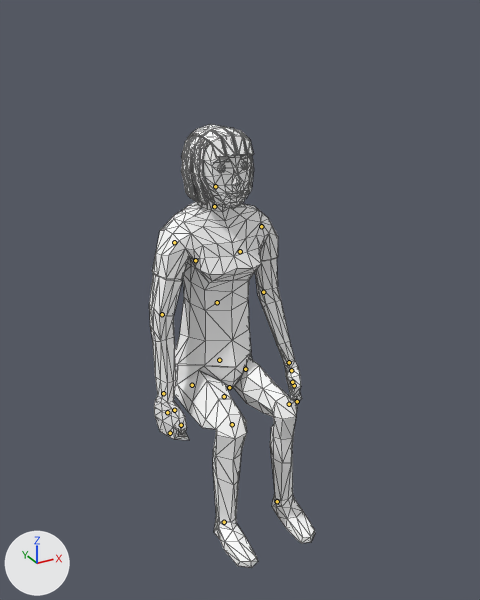
A saved change to the glTF model frontend/assets/models3d/packs/quaternius-fbx/female_casual.glb.
Rendered twice from a 50 mm camera at (-1.064, -1.821, 1.883) aimed at (0.0, 0.113, 0.916). The lights are fixed; the arrows at lower left show +X, +Y and +Z. The first picture is the older version. Both versions are drawn at frame 0 of the action 'idle'; the numbers are the values there. The bones that change, and the others that lie on the model, are drawn over the model as lines. Mesh edges are drawn as thin lines.

The first picture shows 'Female'.
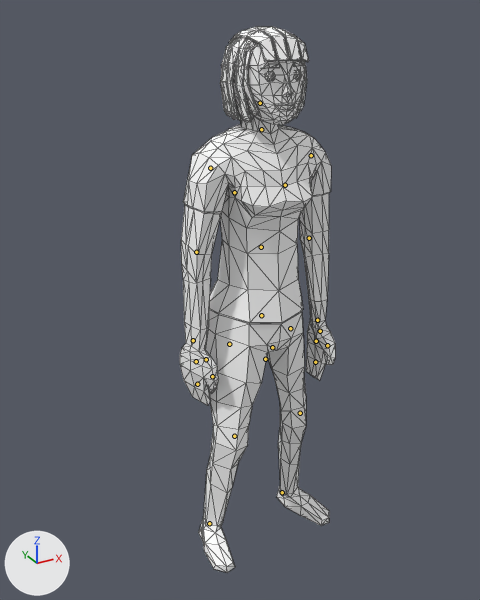
Edits to the scene script, one JSON object a line:
```json
{"block": "bone_footr", "where": "bone_footr = bpy.data.objects['HumanArmature'].pose.bones['FootR']  # child of 'Bone'"}
{"op": "set", "path": "bone_footr.location", "old": "(0.0, 0.0, 0.0)", "new": "(0.136, -0.047, -0.002)"}
{"op": "set", "path": "bone_footr.rotation_quaternion", "old": "(1.0, 0.0, 0.0, 0.0)", "new": "(0.997, 0.0, 0.003, -0.079)", "note": "degrees (0, 0, 0) -> degrees (0, 0, -9)"}
{"block": "bone_body", "where": "bone_body = bpy.data.objects['HumanArmature'].pose.bones['Body']  # child of 'Bone'"}
{"op": "set", "path": "bone_body.location", "old": "(-0.005, -0.855, -0.703)", "new": "(0.001, -0.051, 0.08)"}
{"op": "set", "path": "bone_body.rotation_quaternion", "old": "(1.0, -0.006, 0.017, 0.0)", "new": "(1.0, -0.001, 0.003, 0.0)", "note": "degrees (-1, 2, 0) -> degrees (0, 0, 0)"}
{"block": "bone_neck", "where": "bone_neck = bpy.data.objects['HumanArmature'].pose.bones['Neck']  # child of 'Torso'"}
{"op": "set", "path": "bone_neck.rotation_quaternion", "old": "(1.0, 0.001, 0.0, 0.0)", "new": "(0.991, -0.13, 0.0, -0.001)", "note": "degrees (0, 0, 0) -> degrees (-15, 0, 0)"}
{"block": "bone_head", "where": "bone_head = bpy.data.objects['HumanArmature'].pose.bones['Head']  # child of 'Neck'"}
{"op": "set", "path": "bone_head.rotation_quaternion", "old": "(0.993, -0.115, 0.0, 0.0)", "new": "(1.0, 0.028, 0.0, 0.001)", "note": "degrees (-13, 0, 0) -> degrees (3, 0, 0)"}
{"block": "bone_shoulderl", "where": "bone_shoulderl = bpy.data.objects['HumanArmature'].pose.bones['ShoulderL']  # child of 'Torso'"}
{"op": "set", "path": "bone_shoulderl.location", "old": "(0.0, 0.0, 0.0)", "new": "(0.006, -0.006, -0.059)"}
{"block": "bone_upperarml", "where": "bone_upperarml = bpy.data.objects['HumanArmature'].pose.bones['UpperArmL']  # child of 'ShoulderL'"}
{"op": "set", "path": "bone_upperarml.rotation_quaternion", "old": "(0.765, -0.629, 0.115, -0.073)", "new": "(0.761, -0.644, 0.059, -0.05)", "note": "degrees (-79, 5, -15) -> degrees (-81, 1, -9)"}
{"block": "bone_lowerarml", "where": "bone_lowerarml = bpy.data.objects['HumanArmature'].pose.bones['LowerArmL']  # child of 'UpperArmL'"}
{"op": "set", "path": "bone_lowerarml.rotation_quaternion", "old": "(0.961, -0.001, -0.077, -0.264)", "new": "(0.993, -0.067, -0.047, -0.083)", "note": "degrees (2, -9, -31) -> degrees (-7, -6, -9)"}
{"block": "bone_thumb1l", "where": "bone_thumb1l = bpy.data.objects['HumanArmature'].pose.bones['Thumb1L']  # child of 'PalmL'"}
{"op": "set", "path": "bone_thumb1l.rotation_quaternion", "old": "(0.955, -0.089, -0.12, -0.256)", "new": "(1.0, 0.0, 0.0, 0.0)", "note": "degrees (-7, -16, -29) -> degrees (0, 0, 0)"}
{"block": "bone_thumb2l", "where": "bone_thumb2l = bpy.data.objects['HumanArmature'].pose.bones['Thumb2L']  # child of 'Thumb1L'"}
{"op": "set", "path": "bone_thumb2l.rotation_quaternion", "old": "(0.982, 0.085, -0.037, 0.163)", "new": "(1.0, 0.0, 0.0, 0.0)", "note": "degrees (9, -6, 18) -> degrees (0, 0, 0)"}
{"block": "bone_fingersl", "where": "bone_fingersl = bpy.data.objects['HumanArmature'].pose.bones['FingersL']  # child of 'MiddleHandL'"}
{"op": "set", "path": "bone_fingersl.rotation_quaternion", "old": "(0.817, -0.569, 0.048, -0.083)", "new": "(1.0, 0.0, 0.0, 0.0)", "note": "degrees (-70, -1, -11) -> degrees (0, 0, 0)"}
{"block": "bone_shoulderr", "where": "bone_shoulderr = bpy.data.objects['HumanArmature'].pose.bones['ShoulderR']  # child of 'Torso'"}
{"op": "set", "path": "bone_shoulderr.location", "old": "(0.0, 0.0, 0.0)", "new": "(-0.006, -0.006, -0.059)"}
{"block": "bone_upperarmr", "where": "bone_upperarmr = bpy.data.objects['HumanArmature'].pose.bones['UpperArmR']  # child of 'ShoulderR'"}
{"op": "set", "path": "bone_upperarmr.rotation_quaternion", "old": "(0.806, -0.589, 0.023, 0.047)", "new": "(0.783, -0.617, -0.06, 0.049)", "note": "degrees (-72, 5, 3) -> degrees (-77, -2, 9)"}
{"block": "bone_lowerarmr", "where": "bone_lowerarmr = bpy.data.objects['HumanArmature'].pose.bones['LowerArmR']  # child of 'UpperArmR'"}
{"op": "set", "path": "bone_lowerarmr.rotation_quaternion", "old": "(0.99, -0.141, -0.005, 0.02)", "new": "(0.995, -0.102, 0.001, 0.015)", "note": "degrees (-16, 0, 2) -> degrees (-12, 0, 2)"}
{"block": "bone_fingersr", "where": "bone_fingersr = bpy.data.objects['HumanArmature'].pose.bones['FingersR']  # child of 'MiddleHandR'"}
{"op": "set", "path": "bone_fingersr.rotation_quaternion", "old": "(0.854, -0.519, -0.013, 0.04)", "new": "(1.0, 0.0, 0.0, 0.0)", "note": "degrees (-63, 1, 5) -> degrees (0, 0, 0)"}
{"block": "bone_thumb2r", "where": "bone_thumb2r = bpy.data.objects['HumanArmature'].pose.bones['Thumb2R']  # child of 'Thumb1R'"}
{"op": "set", "path": "bone_thumb2r.rotation_quaternion", "old": "(0.967, -0.241, 0.016, 0.079)", "new": "(1.0, 0.0, 0.0, 0.0)", "note": "degrees (-28, 4, 8) -> degrees (0, 0, 0)"}
{"block": "bone_upperlegr", "where": "bone_upperlegr = bpy.data.objects['HumanArmature'].pose.bones['UpperLegR']  # child of 'Body'"}
{"op": "set", "path": "bone_upperlegr.rotation_quaternion", "old": "(0.749, -0.662, 0.014, 0.009)", "new": "(0.999, -0.028, -0.019, 0.028)", "note": "degrees (-83, 2, 0) -> degrees (-3, -2, 3)"}
{"block": "bone_lowerlegr", "where": "bone_lowerlegr = bpy.data.objects['HumanArmature'].pose.bones['LowerLegR']  # child of 'UpperLegR'"}
{"op": "set", "path": "bone_lowerlegr.rotation_quaternion", "old": "(0.741, 0.671, 0.0, 0.0)", "new": "(0.995, 0.098, 0.0, 0.0)", "note": "degrees (84, 0, 0) -> degrees (11, 0, 0)"}
{"block": "bone_upperlegl", "where": "bone_upperlegl = bpy.data.objects['HumanArmature'].pose.bones['UpperLegL']  # child of 'Body'"}
{"op": "set", "path": "bone_upperlegl.rotation_quaternion", "old": "(0.746, -0.666, 0.014, 0.009)", "new": "(0.999, -0.014, 0.025, -0.024)", "note": "degrees (-83, 2, 0) -> degrees (-2, 3, -3)"}
{"block": "bone_lowerlegl", "where": "bone_lowerlegl = bpy.data.objects['HumanArmature'].pose.bones['LowerLegL']  # child of 'UpperLegL'"}
{"op": "set", "path": "bone_lowerlegl.rotation_quaternion", "old": "(0.745, 0.667, 0.0, 0.0)", "new": "(0.996, 0.091, 0.0, 0.0)", "note": "degrees (84, 0, 0) -> degrees (10, 0, 0)"}
{"block": "bone_footl", "where": "bone_footl = bpy.data.objects['HumanArmature'].pose.bones['FootL']  # child of 'Bone'"}
{"op": "set", "path": "bone_footl.location", "old": "(0.0, 0.0, 0.0)", "new": "(-0.118, -0.092, -0.003)"}
{"op": "set", "path": "bone_footl.rotation_quaternion", "old": "(-1.0, 0.0, 0.0, 0.0)", "new": "(-0.985, 0.0, 0.006, -0.175)", "note": "degrees (0, 0, 0) -> degrees (0, -1, 20)"}
```

What differs and where, as boxes (x1, y1, x2, y2) in the pictures (480 x 600 px):
```json
{"object": "Female", "change": "posed", "before": [149, 124, 315, 568], "after": [180, 27, 335, 573], "on screen": "7% narrower, 23% taller"}
{"bone": "FootR", "before": "(224, 522) to (224, 522)", "after": "(209, 523) to (209, 523)"}
{"bone": "Body", "before": "(229, 387) to (229, 387)", "after": "(272, 347) to (272, 347)"}
{"bone": "Neck", "before": "(214, 206) to (214, 206)", "after": "(261, 129) to (261, 129)"}
{"bone": "Head", "before": "(215, 186) to (215, 186)", "after": "(260, 103) to (260, 103)"}
{"bone": "ShoulderL", "before": "(240, 251) to (240, 251)", "after": "(285, 185) to (285, 184)"}
{"bone": "UpperArmL", "before": "(261, 226) to (261, 227)", "after": "(311, 155) to (311, 156)"}
{"bone": "LowerArmL", "before": "(263, 292) to (263, 293)", "after": "(309, 238) to (309, 239)"}
{"bone": "Thumb1L", "before": "(291, 370) to (291, 370)", "after": "(320, 331) to (320, 331)"}
{"bone": "Thumb2L", "before": "(294, 385) to (294, 385)", "after": "(327, 345) to (327, 345)"}
{"bone": "FingersL", "before": "(297, 401) to (297, 401)", "after": "(315, 362) to (315, 362)"}
{"bone": "ShoulderR", "before": "(195, 260) to (195, 260)", "after": "(234, 192) to (234, 192)"}
{"bone": "UpperArmR", "before": "(174, 242) to (174, 243)", "after": "(210, 168) to (210, 169)"}
{"bone": "LowerArmR", "before": "(162, 314) to (162, 315)", "after": "(196, 252) to (196, 253)"}
{"bone": "FingersR", "before": "(170, 433) to (170, 433)", "after": "(197, 384) to (197, 384)"}
{"bone": "Thumb2R", "before": "(181, 425) to (181, 425)", "after": "(212, 376) to (212, 376)"}
{"bone": "UpperLegR", "before": "(192, 385) to (192, 385)", "after": "(229, 344) to (229, 345)"}
{"bone": "LowerLegR", "before": "(232, 424) to (232, 425)", "after": "(234, 436) to (234, 436)"}
{"bone": "UpperLegL", "before": "(245, 369) to (246, 369)", "after": "(290, 328) to (290, 329)"}
{"bone": "LowerLegL", "before": "(289, 404) to (289, 404)", "after": "(300, 413) to (300, 413)"}
{"bone": "FootL", "before": "(277, 501) to (277, 501)", "after": "(282, 492) to (282, 492)"}
```
